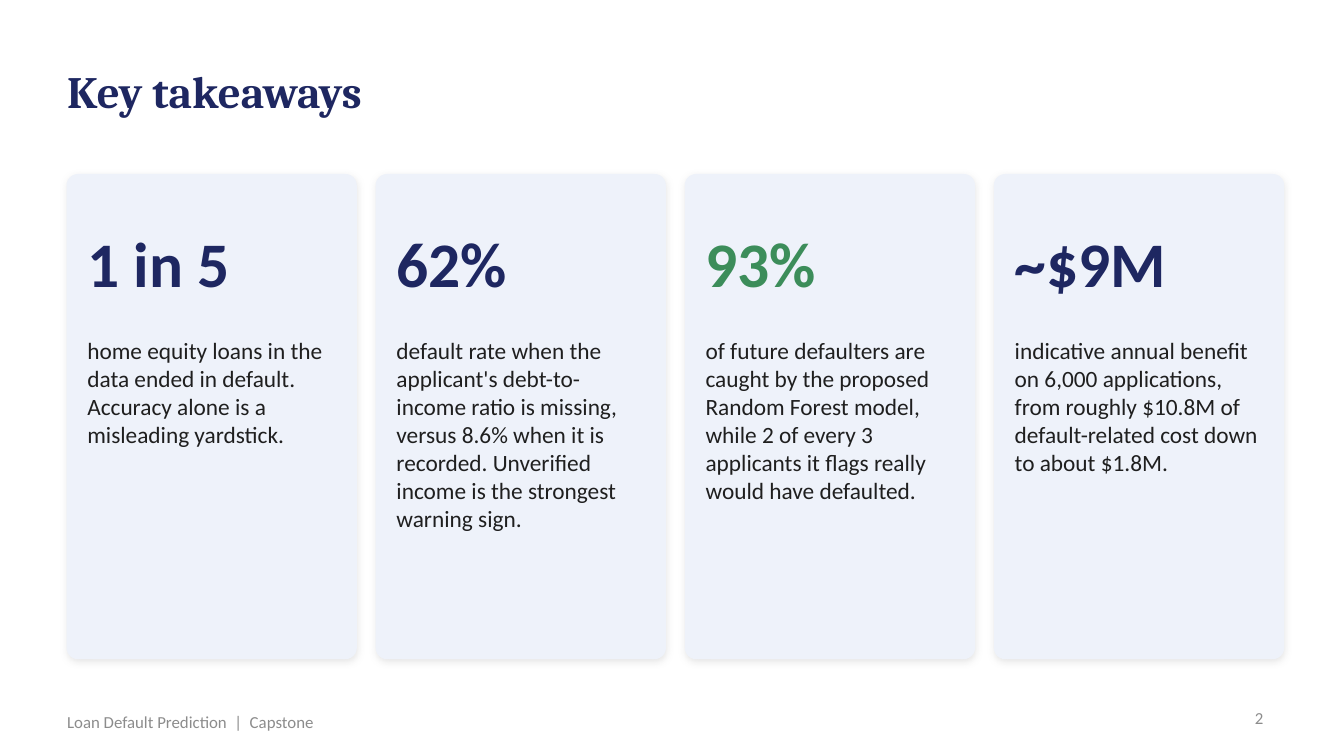
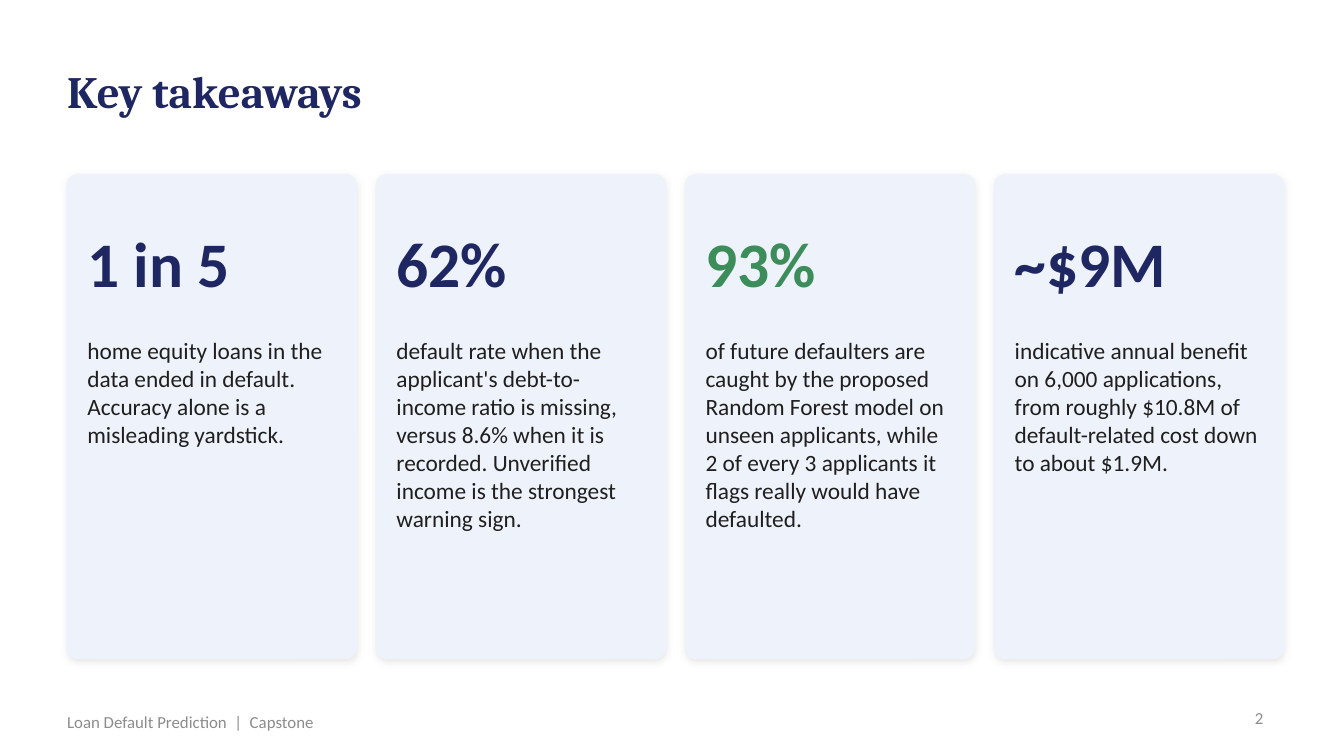
Before and after one commit to shubham1891/Personal-code, a slide deck: slide 2 of presentation/Loan_Default_Prediction_Presentation.pptx. Drawn at 1344x756 pixels with LibreOffice and Linux fonts; fonts in the diff are those of the drawing. Boxes give left, top, right and bottom in pixels: in the first picture for what was removed or moved away, otherwise in the second. Text is boxed around its words. In the diff, an @@ line names an element or a change of style, - is before the commit and + after.

```diff
--- a/presentation/Loan_Default_Prediction_Presentation.pptx
+++ b/presentation/Loan_Default_Prediction_Presentation.pptx
@@ text at <box>706,342,944,527</box>: text changed @@
-of future defaulters are caught by the proposed Random Forest model, while 2 of every 3 applicants it flags really would have defaulted.
+of future defaulters are caught by the proposed Random Forest model on unseen applicants, while 2 of every 3 applicants it flags really would have defaulted.
@@ text at <box>1015,342,1257,474</box>: text changed @@
-indicative annual benefit on 6,000 applications, from roughly $10.8M of default-related cost down to about $1.8M.
+indicative annual benefit on 6,000 applications, from roughly $10.8M of default-related cost down to about $1.9M.
```
Also in this commit, not shown: 13 other slides changed, 20 other files.
